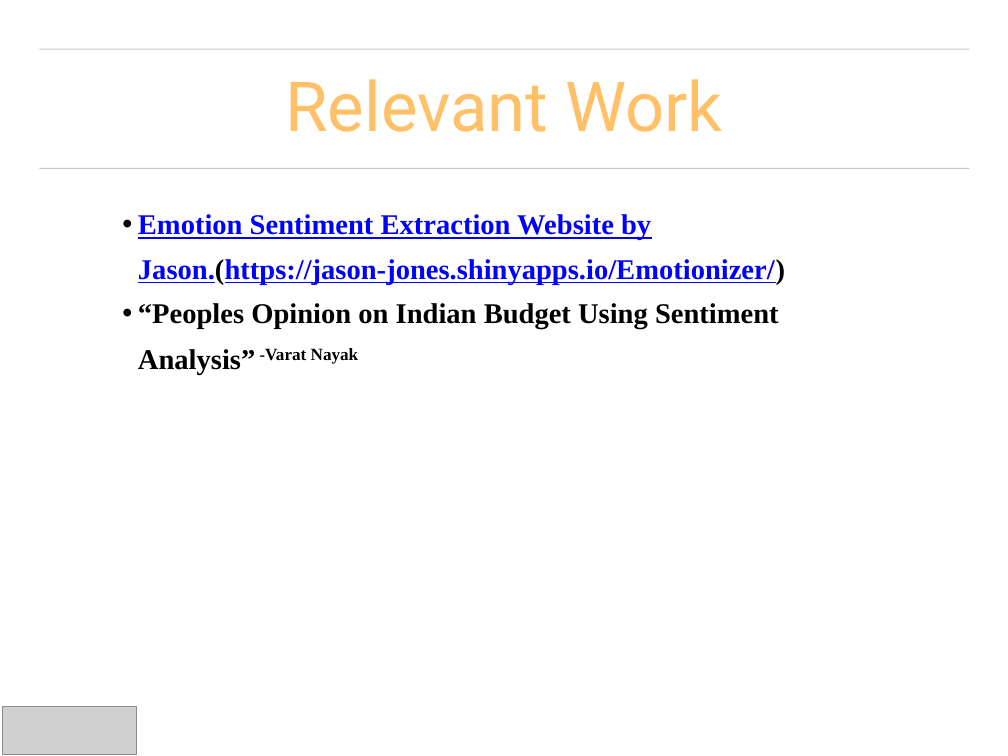
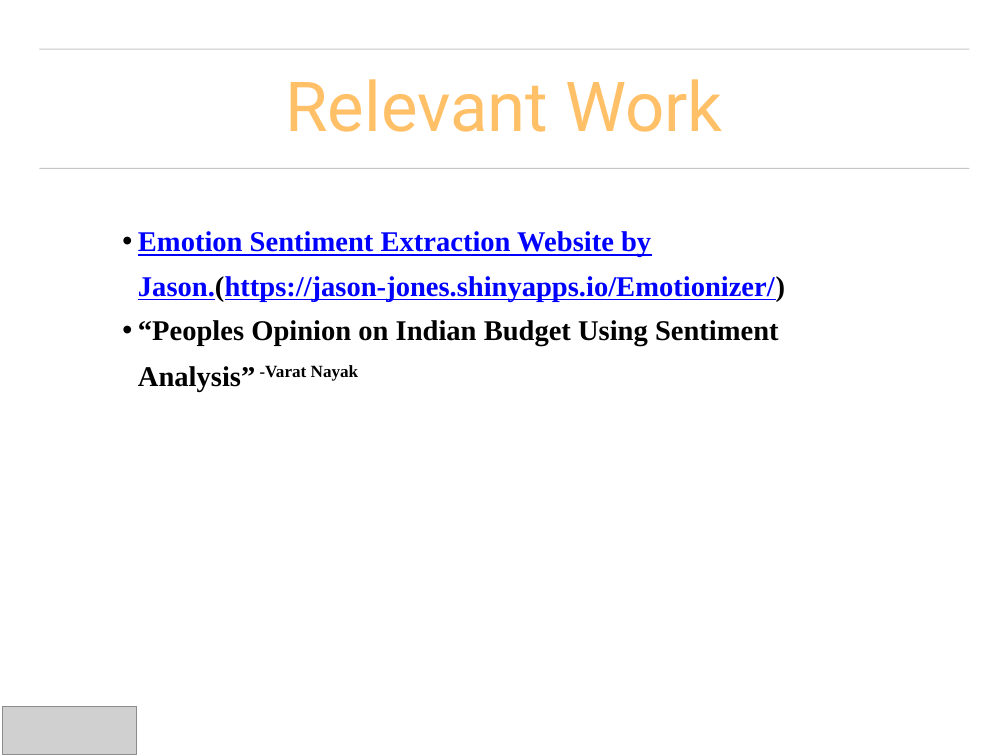
Before and after one commit to UNCG-CSE/Budget_Text_Analysis, a slide deck: slide 17 of doc/Presentations/Budget_Text_ProjectPresentation.pptx (slide 13 before the commit). Drawn at 1008x756 pixels with LibreOffice and Linux fonts; fonts in the diff are those of the drawing; grey boxes stand for pictures. Boxes give left, top, right and bottom in pixels: in the first picture for what was removed or moved away, otherwise in the second. Text is boxed around its words. In the diff, an @@ line names an element or a change of style, - is before the commit and + after.

```diff
--- a/doc/Presentations/Budget_Text_ProjectPresentation.pptx
+++ b/doc/Presentations/Budget_Text_ProjectPresentation.pptx
@@ text "Emotion Sentiment Extraction Website by ...": place and size @@
-text "Emotion Sentiment Extraction Website by ..." at [138,214,785,375]
+text "Emotion Sentiment Extraction Website by ..." at [138,231,785,392]
```
Also in this commit, not shown: 4 other slides changed, 4 slides added.
